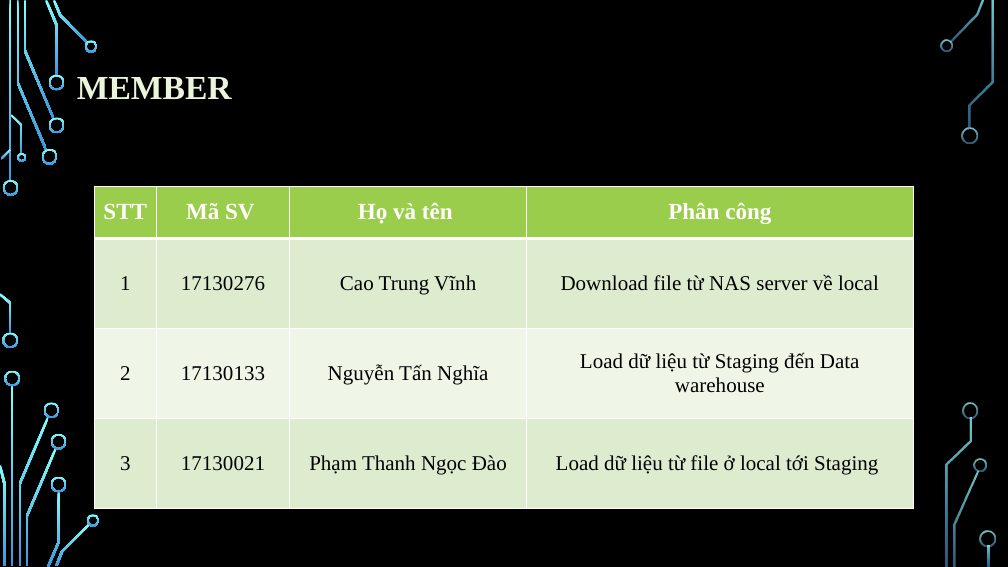
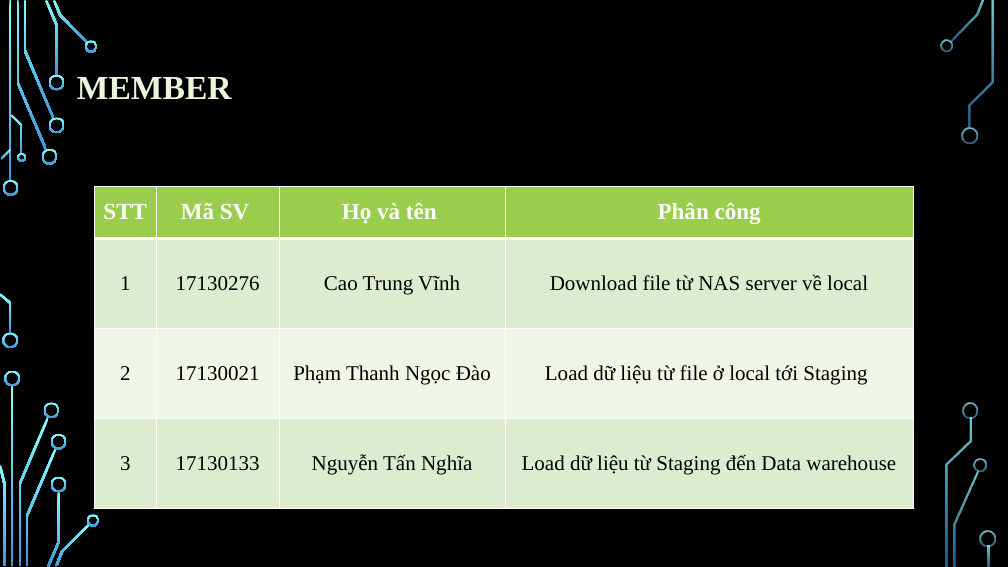
Before and after one commit to CaoTrungVinh/DataWareHouse, a slide deck: slide 2 of Datawarehouse.pptx. Drawn at 1008x567 pixels with LibreOffice and Linux fonts; fonts in the diff are those of the drawing; background and template pictures are left out. Boxes give left, top, right and bottom in pixels: in the first picture for what was removed or moved away, otherwise in the second. Text is boxed around its words. In the diff, an @@ line names an element or a change of style, - is before the commit and + after.

```diff
--- a/Datawarehouse.pptx
+++ b/Datawarehouse.pptx
@@ table at (x1=95, y1=186, x2=914, y2=509) @@
-row 3: 2 | 17130133 | Nguyễn Tấn Nghĩa | Load dữ liệu từ Staging đến Data warehouse
+row 3: 2 | 17130021 | Phạm Thanh Ngọc Đào | Load dữ liệu từ file ở local tới Staging
-row 4: 3 | 17130021 | Phạm Thanh Ngọc Đào | Load dữ liệu từ file ở local tới Staging
+row 4: 3 | 17130133 | Nguyễn Tấn Nghĩa | Load dữ liệu từ Staging đến Data warehouse
```
Also in this commit, not shown: 2 slides added, 3 other files.
